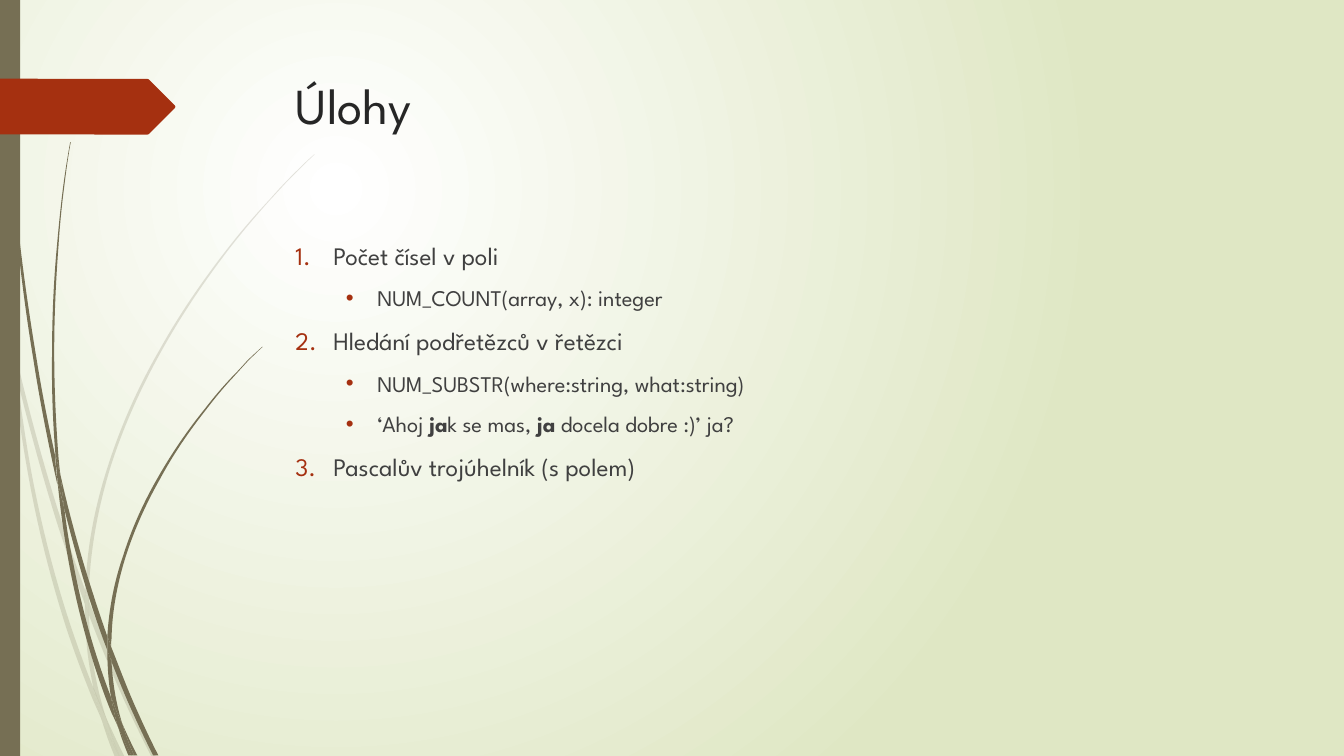
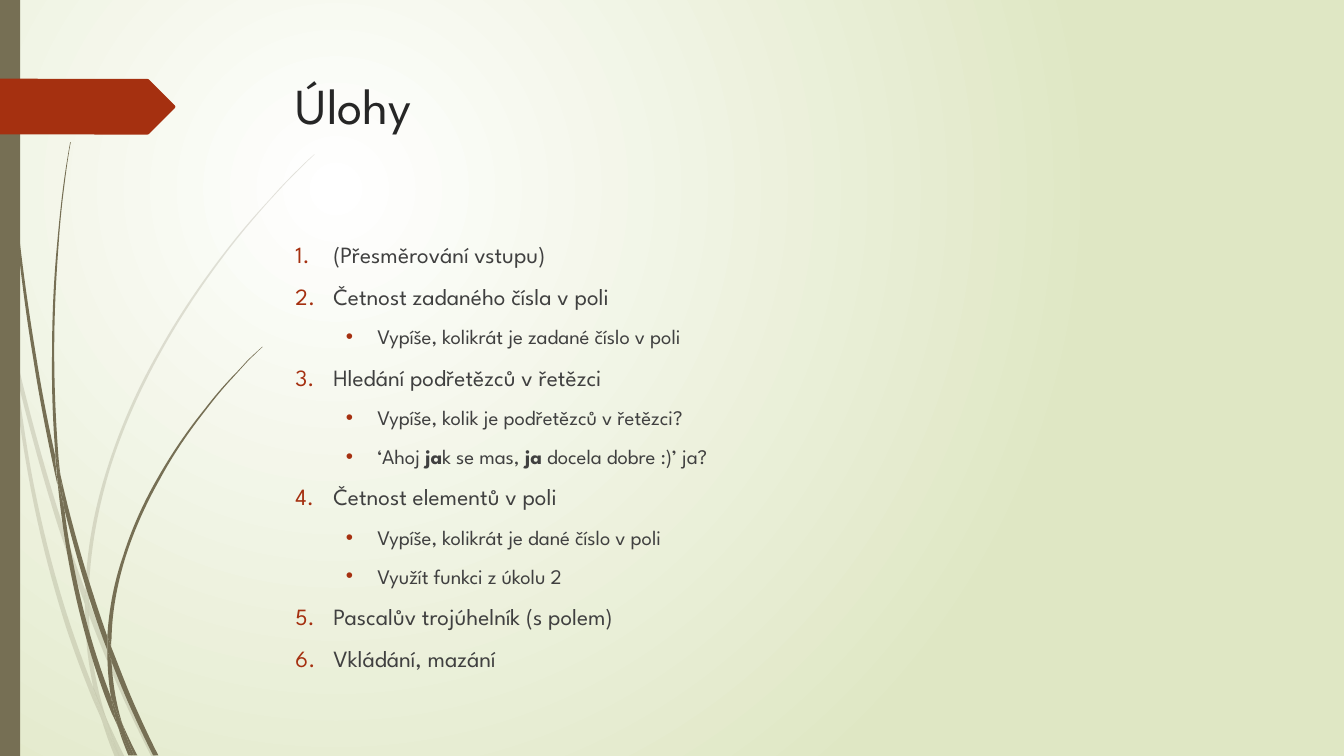
Before and after one commit to fan1x/fan1x.github.io, a slide deck: slide 4 of data/2018-19/prg1/cv4/prg1_cv4.pptx. Drawn at 1344x756 pixels with LibreOffice and Linux fonts; fonts in the diff are those of the drawing. Boxes give left, top, right and bottom in pixels: in the first picture for what was removed or moved away, otherwise in the second. Text is boxed around its words. In the diff, an @@ line names an element or a change of style, - is before the commit and + after.

```diff
--- a/data/2018-19/prg1/cv4/prg1_cv4.pptx
+++ b/data/2018-19/prg1/cv4/prg1_cv4.pptx
@@ text at bbox=[333, 247, 707, 630]: paragraph added @@
+6. Vkládání, mazání
@@ text at bbox=[333, 247, 680, 349]: text changed; size 16 to 16.6 pt @@
-1. Počet čísel v poli
-  • NUM_COUNT(array, x): integer
+1. (Přesměrování vstupu)
+2. Četnost zadaného čísla v poli
+  • Vypíše, kolikrát je zadané číslo v poli
@@ text at bbox=[333, 370, 707, 630]: size 18 to 16.6 pt in "Hledání podřetězců v řetězci", "Pascalův trojúhelník (s polem)"; size 16 to 14.8 pt in "‘Ahoj jak se mas, ja docela dobre ..." @@
@@ text at bbox=[377, 410, 682, 430]: text changed; size 16 to 14.8 pt @@
-  • NUM_SUBSTR(where:string, what:string)
+  • Vypíše, kolik je podřetězců v řetězci?
@@ text at bbox=[333, 486, 661, 589]: paragraphs added @@
+4. Četnost elementů v poli
+  • Vypíše, kolikrát je dané číslo v poli
+  • Využít funkci z úkolu 2
```
Also in this commit, not shown: 2 other files.
